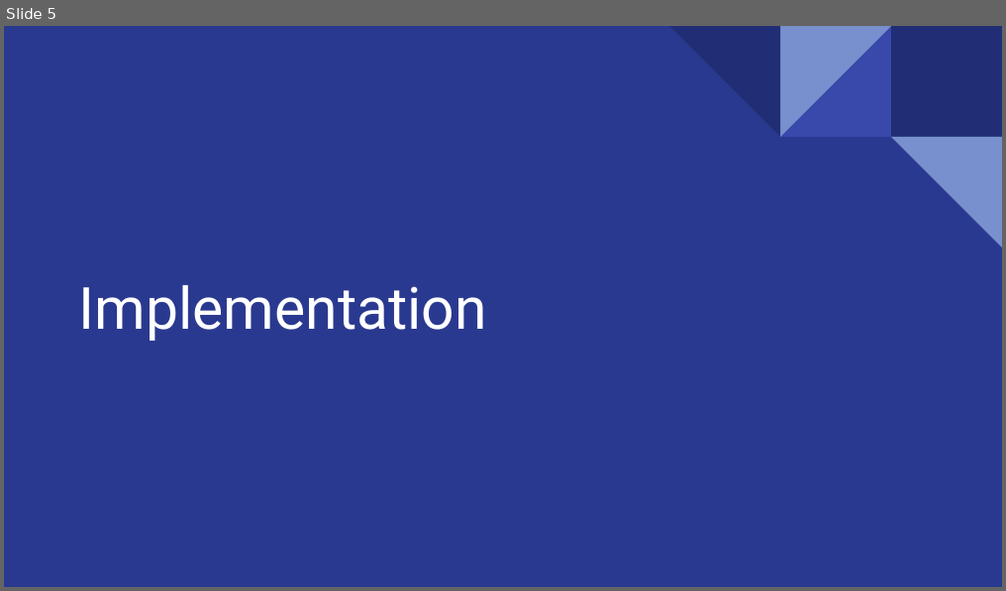
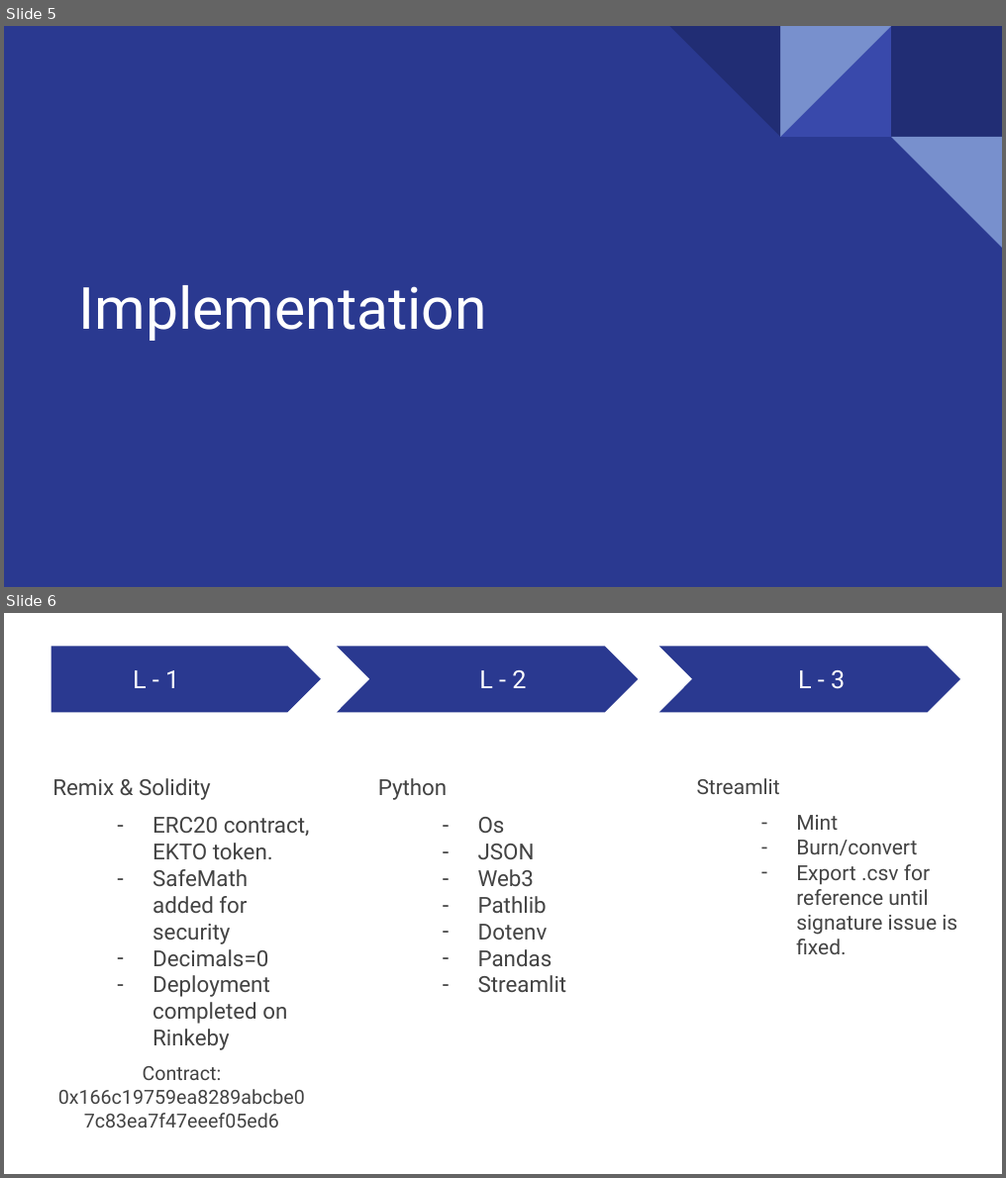
Before and after one commit to TGreenizan/Family-Fuel, a slide deck: Family-Fuel-presentation.odp. Shown one above the other, each under a label of ours: slide 5 before the commit, slides 5 and 6 after it. The pictures are 1006x591 and 1006x1178 pixels, drawn with LibreOffice and Linux fonts; fonts in the diff are those of the drawing. Boxes give left, top, right and bottom in pixels: in the first picture for what was removed or moved away, otherwise in the second. Text is boxed around its words. In the diff, an @@ line names an element or a change of style, - is before the commit and + after.

```diff
--- a/Family-Fuel-presentation.odp
+++ b/Family-Fuel-presentation.odp
@@ slide 6 added at bbox=[4, 613, 1002, 1174], background #FFFFFF @@
@@ pentagon arrow added at bbox=[51, 646, 321, 712], fill #2A3990 @@
@@ text added at bbox=[133, 670, 179, 688], 18 pt, text #FFFFFF @@
+L - 1
@@ chevron added at bbox=[337, 646, 638, 712], fill #2A3990 @@
@@ text added at bbox=[479, 670, 526, 688], 18 pt, text #FFFFFF @@
+L - 2
@@ chevron added at bbox=[658, 646, 960, 712], fill #2A3990 @@
@@ text added at bbox=[798, 670, 845, 689], 18 pt, text #FFFFFF @@
+L - 3
@@ text added at bbox=[53, 778, 310, 1080], 16 pt, text #434343 @@
+Remix & Solidity
+  – ERC20 contract, EKTO token.
+  – SafeMath added for security
+  – Decimals=0
+  – Deployment completed on Rinkeby
+Contract: 0x166c19759ea8289abcbe07c83ea7f47eeef05ed6
@@ text added at bbox=[378, 778, 567, 992], 16 pt, text #434343 @@
+Python
+  – Os
+  – JSON
+  – Web3
+  – Pathlib
+  – Dotenv
+  – Pandas
+  – Streamlit
@@ text added at bbox=[697, 778, 957, 955], 15 pt, text #434343 @@
+Streamlit
+  – Mint
+  – Burn/convert
+  – Export .csv for reference until signature issue is fixed.
```
Also in this commit, not shown: 4 slides changed, 8 other slides added, 2 slides removed.
